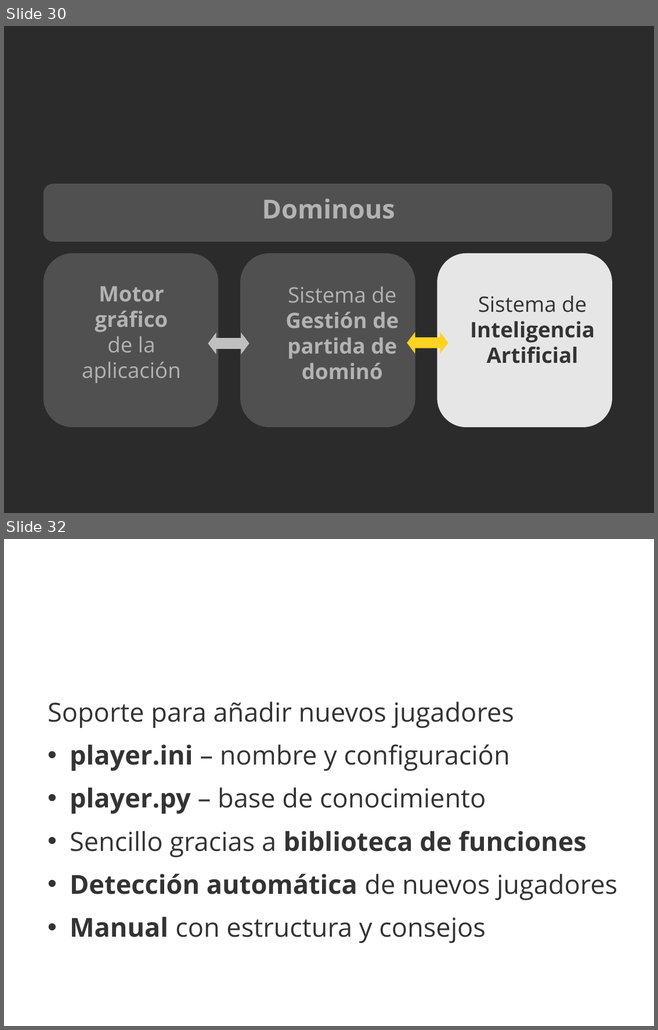
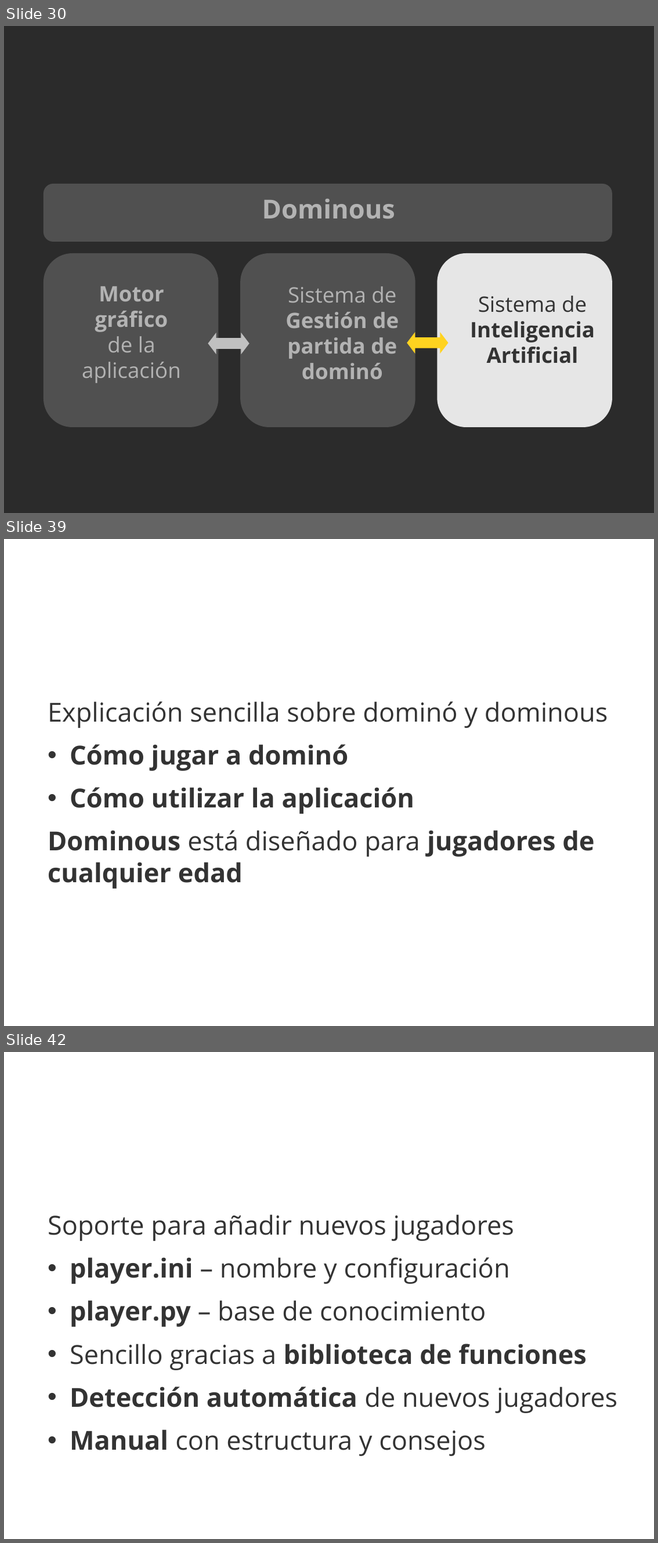
Before and after one commit to 3oheme/dominous, a slide deck: docs/presentacion/presentacion.odp. Shown one above the other, each under a label of ours: slides 30 and 32 before the commit, slides 30, 39 and 42 after it; the slides between them are not shown. The pictures are 658x1030 and 658x1543 pixels, drawn with LibreOffice and Linux fonts; fonts in the diff are those of the drawing; background and template pictures are left out; a plain dark background stands for a picture behind light text. Boxes give left, top, right and bottom in pixels: in the first picture for what was removed or moved away, otherwise in the second. Text is boxed around its words. In the diff, an @@ line names an element or a change of style, - is before the commit and + after.

```diff
--- a/docs/presentacion/presentacion.odp
+++ b/docs/presentacion/presentacion.odp
@@ slide 39 added at [4,539,654,1026], background picture (left out) @@
@@ text added at [43,610,619,679], 54 pt, text #FFFFFF, bold @@
+Modo tutorial
@@ text added at [48,701,608,889], 32 pt, text #333333, bold @@
+Explicación sencilla sobre dominó y dominous
+• Cómo jugar a dominó
+• Cómo utilizar la aplicación
+Dominous está diseñado para jugadores de cualquier edad
@@ what was slide 32 is now slide 42 @@
```
Also in this commit, not shown: 1 slide changed, 9 other slides added.
